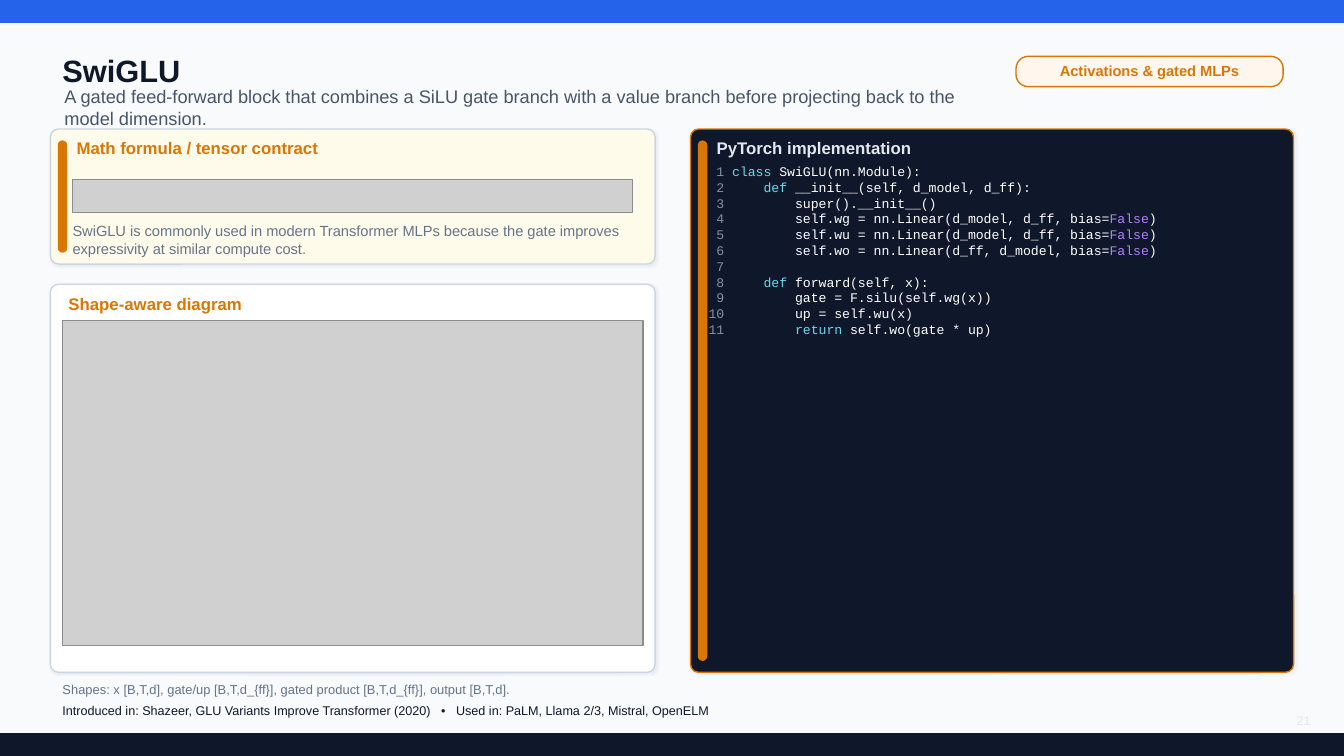
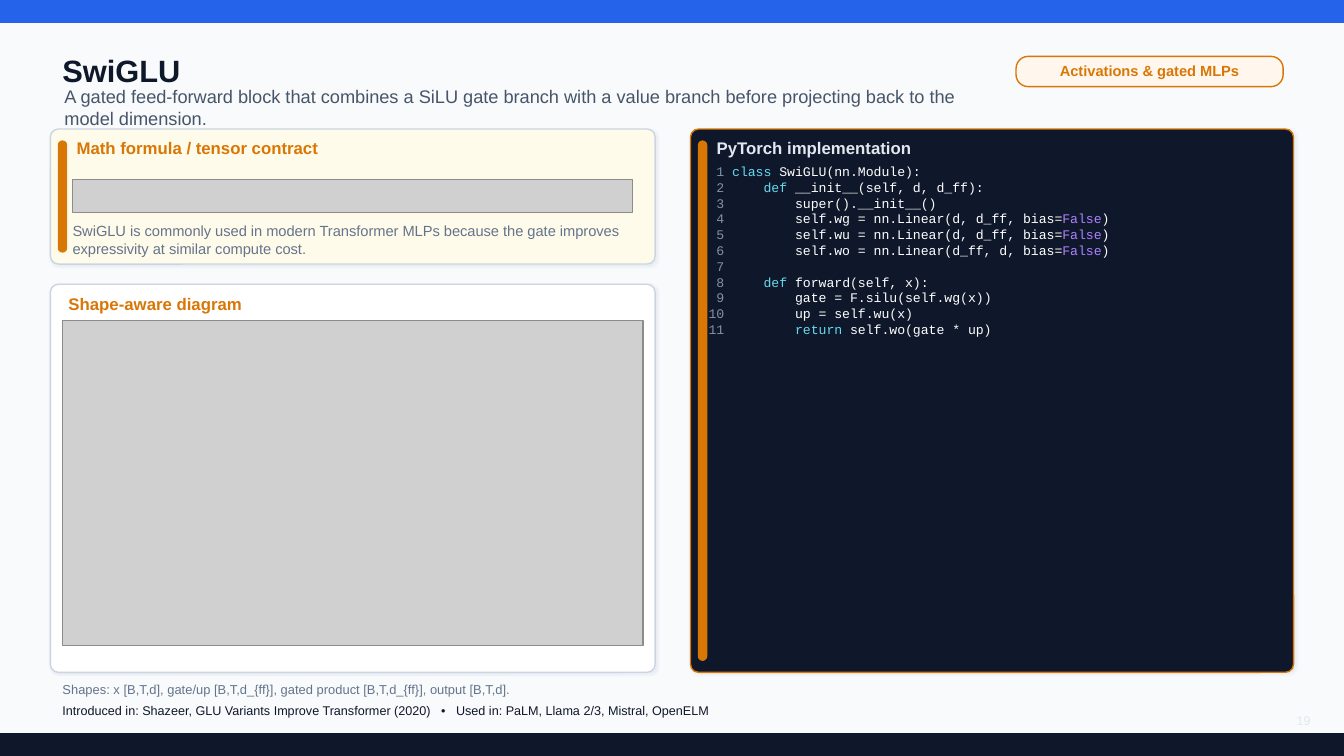
Before and after one commit to ykaitao/AI-ML-Hands-on, a slide deck: slide 19 of lecture_notes/LLMs.pptx (slide 21 before the commit). Drawn at 1344x756 pixels with LibreOffice and Linux fonts; fonts in the diff are those of the drawing; grey boxes stand for pictures. Boxes give left, top, right and bottom in pixels: in the first picture for what was removed or moved away, otherwise in the second. Text is boxed around its words. In the diff, an @@ line names an element or a change of style, - is before the commit and + after.

```diff
--- a/lecture_notes/LLMs.pptx
+++ b/lecture_notes/LLMs.pptx
@@ text at (x1=709, y1=167, x2=1110, y2=337): text changed @@
-1 class SwiGLU(nn.Module):
-2 def __init__(self, d_model, d_ff):
-3 super().__init__()
-4 self.wg = nn.Linear(d_model, d_ff, bias=False)
-5 self.wu = nn.Linear(d_model, d_ff, bias=False)
-6 self.wo = nn.Linear(d_ff, d_model, bias=False)
-7
-8 def forward(self, x):
-9 gate = F.silu(self.wg(x))
-10 up = self.wu(x)
-11 return self.wo(gate * up)
+1 class SwiGLU(nn.Module):
+2 def __init__(self, d, d_ff):
+3 super().__init__()
+4 self.wg = nn.Linear(d, d_ff, bias=False)
+5 self.wu = nn.Linear(d, d_ff, bias=False)
+6 self.wo = nn.Linear(d_ff, d, bias=False)
+7
+8 def forward(self, x):
+9 gate = F.silu(self.wg(x))
+10 up = self.wu(x)
+11 return self.wo(gate * up)
```
Also in this commit, not shown: 7 other slides changed, 2 slides removed, 5 other files.
